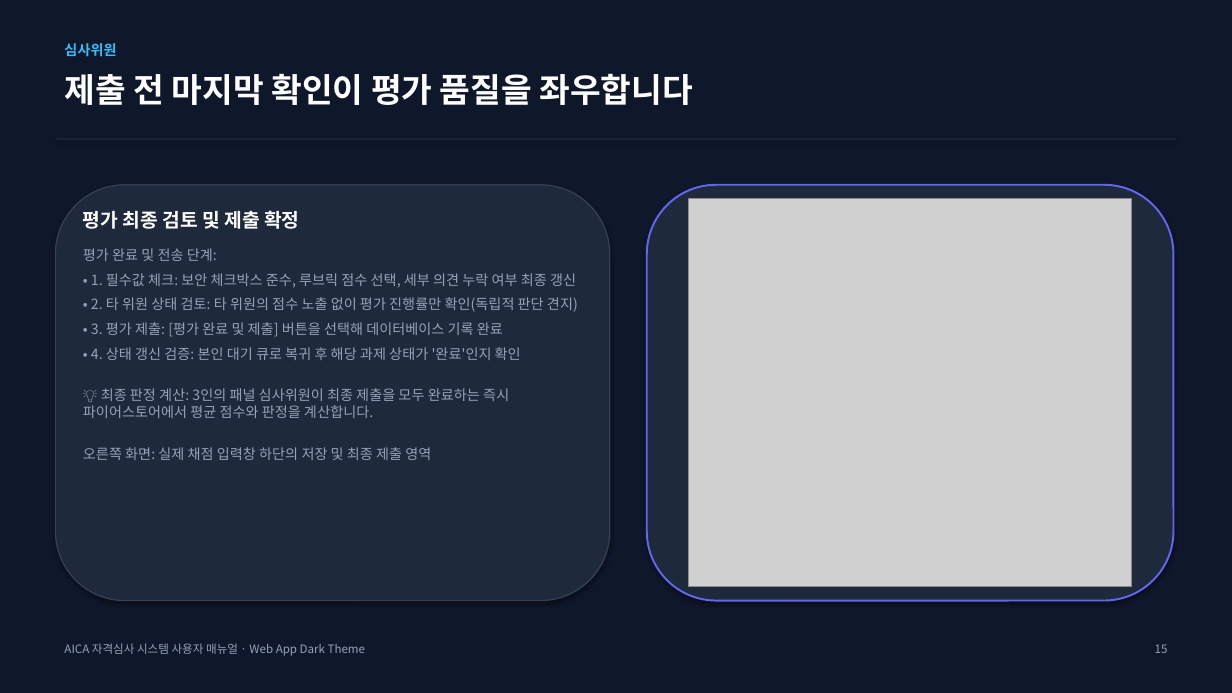
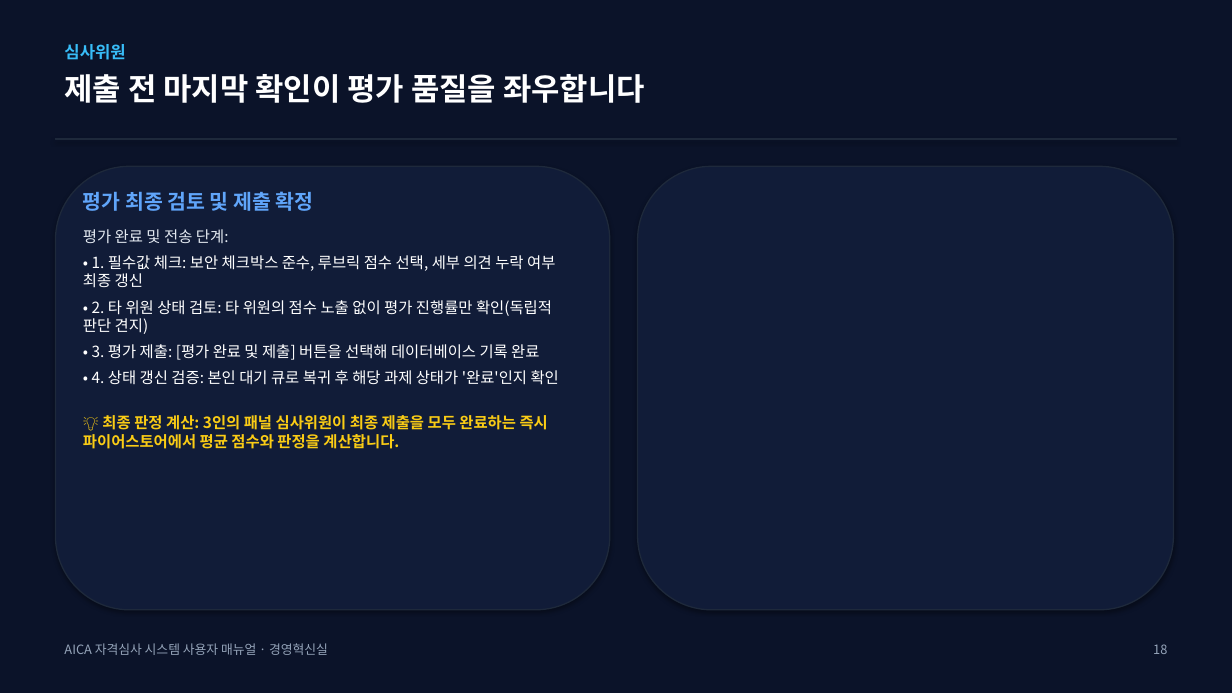
Before and after one commit to teckyun73/AICA_COMPETENCY, a slide deck: slide 18 of AICA_System_User_Manual.pptx (slide 16 before the commit). Drawn at 1232x693 pixels with LibreOffice and Linux fonts; fonts in the diff are those of the drawing; grey boxes stand for pictures. Boxes give left, top, right and bottom in pixels: in the first picture for what was removed or moved away, otherwise in the second. Text is boxed around its words. In the diff, an @@ line names an element or a change of style, - is before the commit and + after.

Commit message:
style: redesign user manual PPTX and PDF to match exact 20-page dark slate design theme of attached document

```diff
--- a/AICA_System_User_Manual.pptx
+++ b/AICA_System_User_Manual.pptx
@@ background #0F172A to #0B1329 @@
@@ text "심사위원" at [64,44,125,60]: size 11 to 13 pt @@
@@ text "제출 전 마지막 확인이 평가 ..." at [64,74,645,103]: size 26 to 24 pt @@
@@ rounded rectangle: place and size @@
-rounded rectangle at [55,185,610,601]
+rounded rectangle at [55,166,610,610]
@@ rounded rectangle at [55,166,610,610]: fill #1E293B to #111C38; outline #334155 1 pt to #1E293B 1 pt @@
@@ rounded rectangle: place and size @@
-rounded rectangle at [647,185,1174,601]
+rounded rectangle at [638,166,1174,610]
@@ rounded rectangle at [638,166,1174,610]: fill #1E293B to #111C38; outline #6366F1 1.5 pt to #1E293B 1 pt @@
@@ text "평가 최종 검토 및 제출 ...": place and size @@
-text "평가 최종 검토 및 제출 ..." at [83,210,578,460]
+text "평가 최종 검토 및 제출 ..." at [83,191,559,449]
@@ text "평가 최종 검토 및 제출 ..." at [83,191,559,449]: size 15 to 16 pt, text colour #FFFFFF to #60A5FA in "평가 최종 검토 및 제출 확정"; size 11 to 12 pt; text colour #94A3B8 to #E2E8F0 in "평가 완료 및 전송 단계:"; text colour #94A3B8 to #FFFFFF in "• 1. 필수값 체크: 보안 체크박스 준수, ...", "• 2. 타 위원 상태 검토: 타 ...", "• 3. 평가 제출: [평가 완료 및 ...", "• 4. 상태 갱신 검증: 본인 대기 ..."; text colour #94A3B8 to #FACC15, bold on in "💡 최종 판정 계산: 3인의 패널 심사위원이 ..."; less space between paragraphs @@
@@ picture removed at [689,199,1132,587] @@
@@ text at [83,447,431,460]: paragraph removed @@
-오른쪽 화면: 실제 채점 입력창 하단의 저장 및 최종 제출 영역
@@ text at [64,643,328,655]: text changed; size 9 to 10 pt @@
-AICA 자격심사 시스템 사용자 매뉴얼 · Web App Dark Theme
+AICA 자격심사 시스템 사용자 매뉴얼 · 경영혁신실
@@ text at [1153,644,1167,654]: text changed; size 9 to 10 pt @@
-15
+18
```
Also in this commit, not shown: 15 other slides changed, 4 slides added, 1 slide removed, 23 other files.
